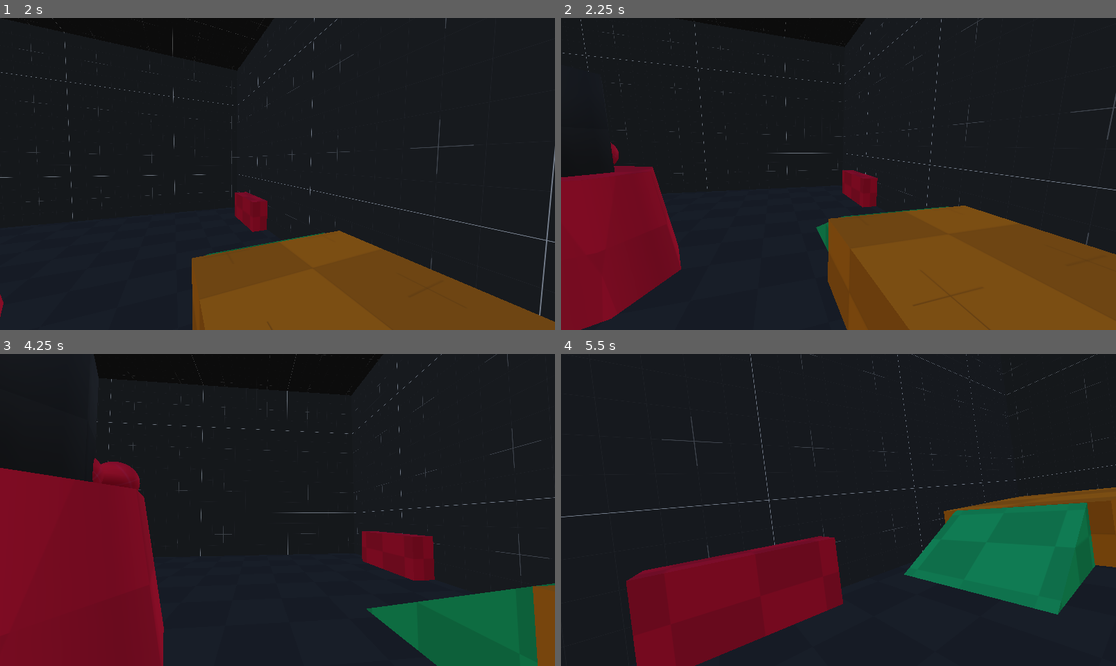
Above: before the commit, frames 1-4 (two rows, left to right).
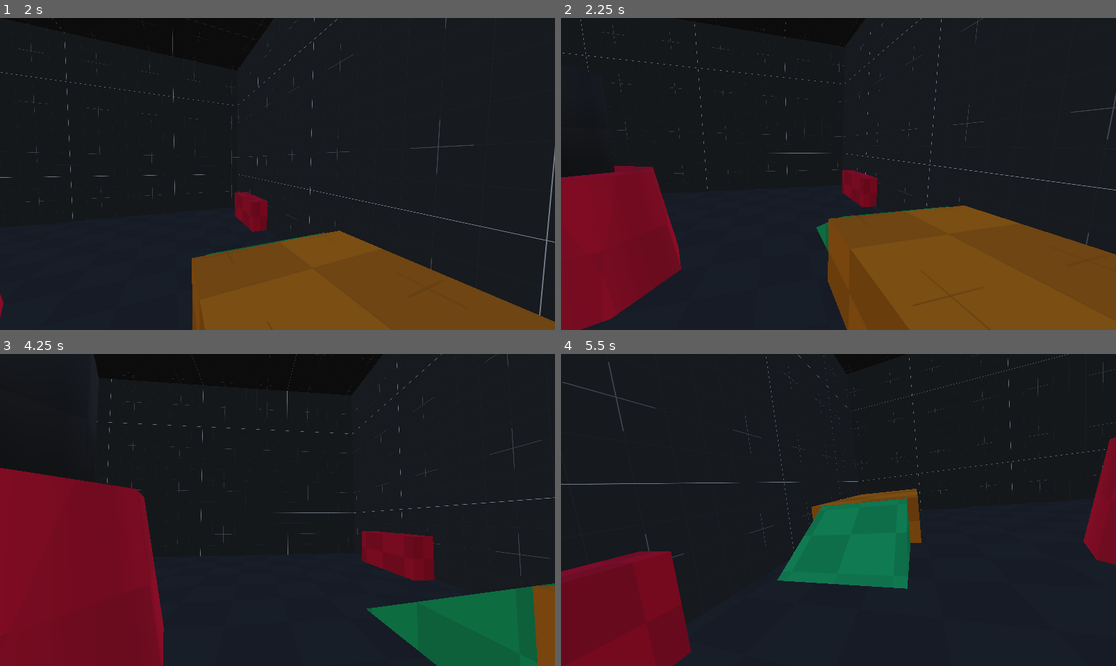
Above: after the commit, the same moments.

Repository: CollinRoboticsClub/STORMsimulator
Game: Godot game, scene res://scene.tscn
Two runs of this game, one before a commit and one after it. Both use one fixed random seed, a clock stepped at 60 frames per second and the inputs below. A sky picture missing from this copy of the repository is replaced by a grey-blue gradient.
Inputs:
- Up to frame 1 (2 s): hold D (right) 0.53-1.28 s; tap R (toggle) at 0.6, 1.35 s; hold S (back) from 1.28 s (still down)
- Up to frame 2 (2.25 s): release S (back) at 2.03 s; hold D (right) from 2.03 s (still down); tap R (toggle) at 2.1 s
- Up to frame 3 (4.25 s): release D (right) at 2.78 s; hold W (forward) 2.78-3.53 s; tap R (toggle) at 2.85, 3.6 s; hold A (left) from 3.53 s (still down)
- Up to frame 4 (5.5 s): tap R (toggle) at 4.35, 5.1 s; release A (left) at 5.03 s; hold S (back) from 5.03 s (still down)

Frame 1 is identical in both runs. In frame 2, less than 0.1% of the frame differs, in the area x 8-11%, y 39-47%; in frame 3, 0.6%; in frame 4, 29%, in the area x 0-100%, y 0-100%.

Commit message:
Updated timer delay
yeah i know

Diff:
--- a/scene.tscn
+++ b/scene.tscn
@@ -206,6 +206,7 @@
 script = ExtResource("8_sp5yi")
 
 [node name="Timer" type="Timer" parent="spawnernode"]
+wait_time = 6.0
 autostart = true
 
 [connection signal="timeout" from="spawnernode/Timer" to="spawnernode" method="_on_timer_timeout"]
